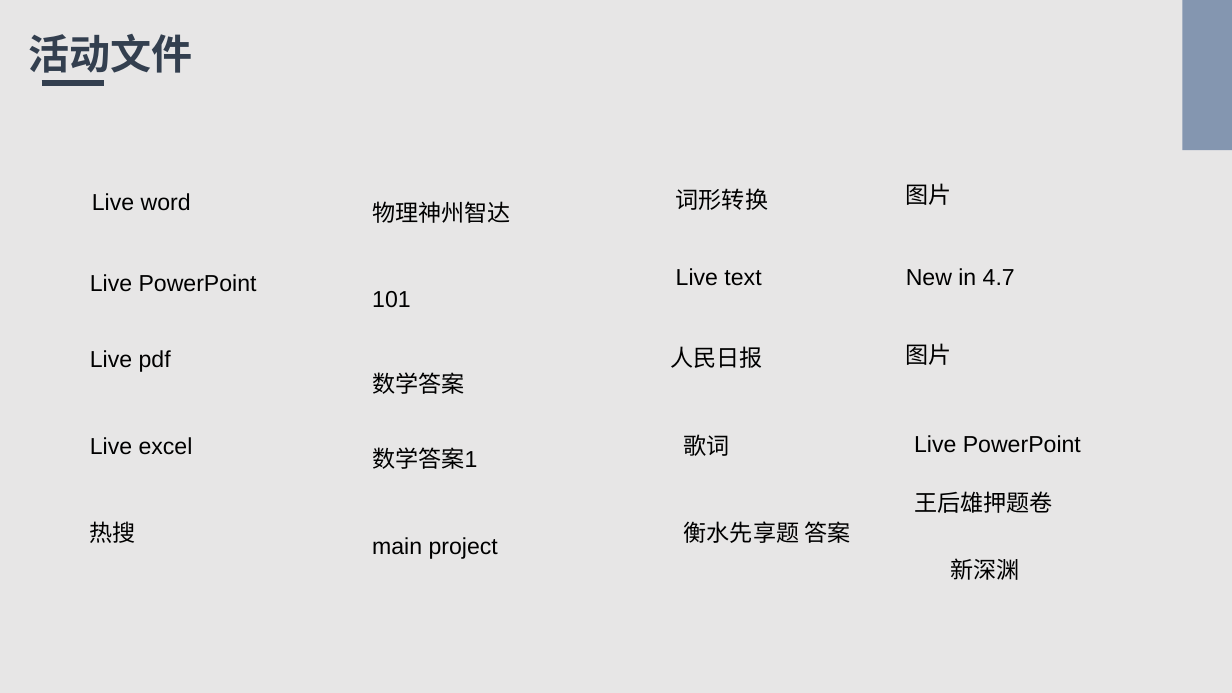
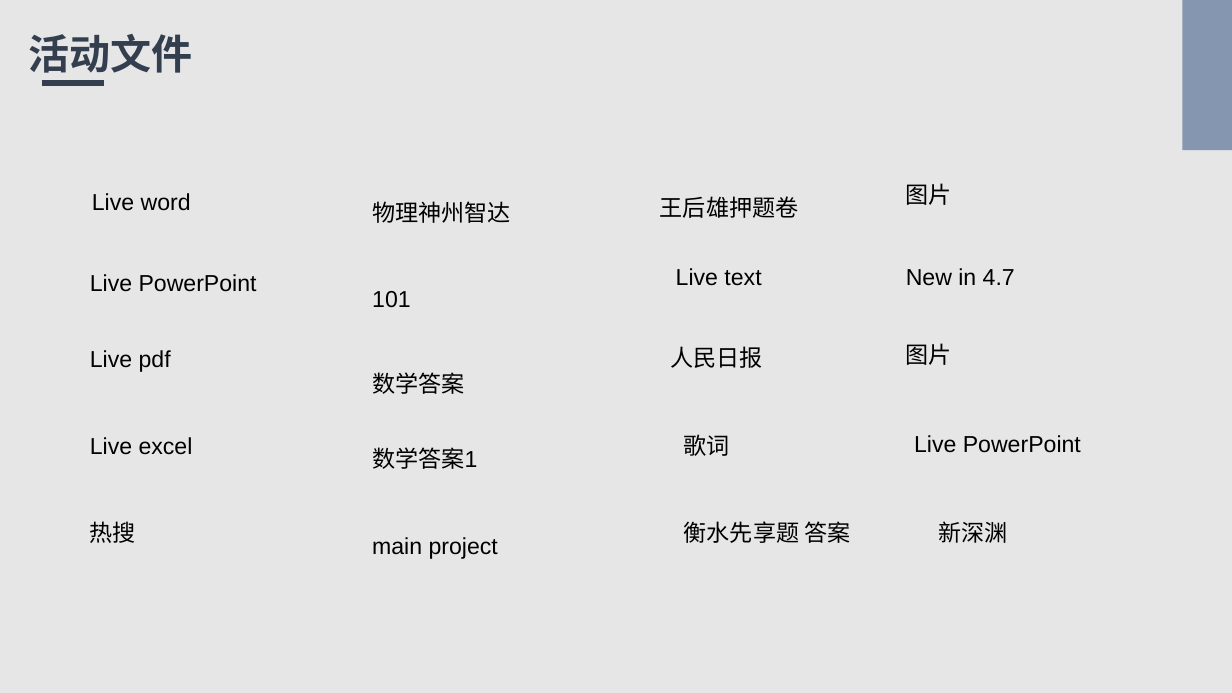
Before and after one commit to Bukehi/BukehiWeb, a slide deck: slide 4 of livefile/livepowerpoint.pptx. Drawn at 1232x693 pixels with LibreOffice and Linux fonts; fonts in the diff are those of the drawing. Boxes give left, top, right and bottom in pixels: in the first picture for what was removed or moved away, otherwise in the second. Text is boxed around its words. In the diff, an @@ line names an element or a change of style, - is before the commit and + after.

```diff
--- a/livefile/livepowerpoint.pptx
+++ b/livefile/livepowerpoint.pptx
@@ text "王后雄押题卷": place and size @@
-text "王后雄押题卷" at box(914, 491, 1053, 513)
+text "王后雄押题卷" at box(660, 196, 799, 218)
@@ text removed at box(676, 188, 768, 210) @@
-词形转换
@@ text "新深渊": place and size @@
-text "新深渊" at box(950, 558, 1019, 580)
+text "新深渊" at box(938, 521, 1007, 543)
```
Also in this commit, not shown: 10 other files.
